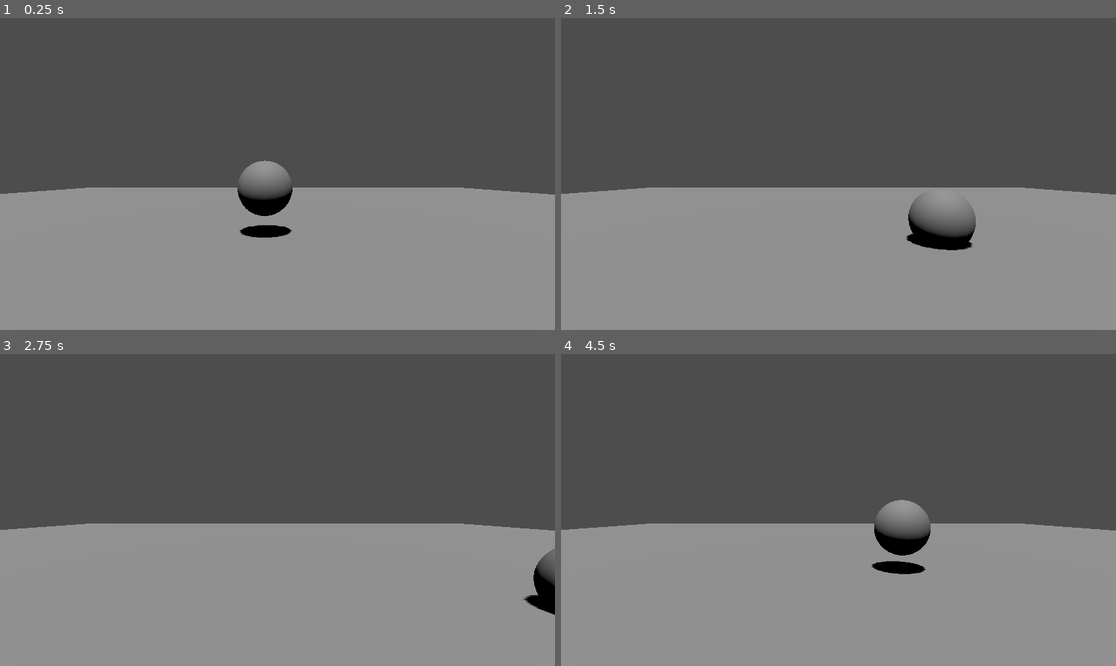
Above: before the commit, frames 1-4 (two rows, left to right).
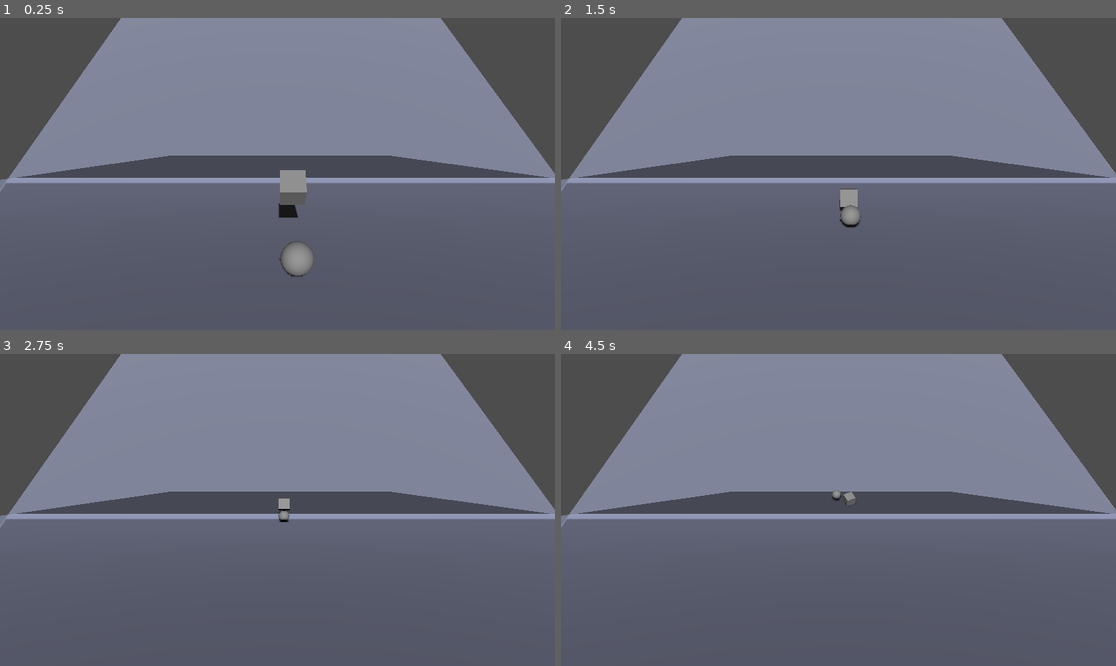
Above: after the commit, the same moments.

Repository: nergnezor/wheel
Game: Godot game, scene res://node_3d.tscn
Same seed, same stepped clock (60 frames per second), same inputs: the game is played once before the commit and once after it.
Inputs:
- Up to frame 1 (0.25 s): no input
- Up to frame 2 (1.5 s): tap Enter (ui_accept) at 0.5, 0.6, 0.77, 1.07, 1.35 s; hold Right (ui_right) 0.53-1.28 s; hold Down (ui_down) from 1.28 s (still down)
- Up to frame 3 (2.75 s): tap Enter (ui_accept) at 1.52, 1.82, 2.1 s; release Down (ui_down) at 2.03 s; hold Right (ui_right) from 2.03 s (still down)
- Up to frame 4 (4.5 s): release Right (ui_right) at 2.78 s; hold Up (ui_up) 2.78-3.53 s; tap Enter (ui_accept) at 2.85, 3.02, 3.32, 3.6, 3.77, 4.07, 4.35 s; hold Left (ui_left) from 3.53 s (still down)

The runs differ from the first frame. In frame 1, 84% of the frame differs, in the area x 0-100%, y 0-100%; in frame 2, 83%; in frame 3, 84%; in frame 4, 84%.

Commit message:
Move with player

Diff:
--- /dev/null
+++ b/Camera3D.gd
@@ -0,0 +1,23 @@
+extends Camera3D
+
+const SPEED = 5.0
+
+# Called when the node enters the scene tree for the first time.
+func _ready():
+	pass # Replace with function body.
+
+
+# Called every frame. 'delta' is the elapsed time since the previous frame.
+func _process(delta):
+	var input_dir = Input.get_vector("ui_left", "ui_right", "ui_up", "ui_down")
+	var direction = (transform.basis * Vector3(input_dir.x, 0, input_dir.y)).normalized()
+
+	# Lock x rotation
+	var x_rot = transform.basis.x
+	x_rot.x = -56.0
+	transform.basis.x = x_rot
+	print(transform.basis.x)
+	# if direction:
+	# 	position += direction * SPEED * delta
+	# else:
+	# 	print("No direction")
--- a/CharacterBody3D.gd
+++ /dev/null
@@ -1,32 +0,0 @@
-extends CharacterBody3D
-
-
-const SPEED = 5.0
-const JUMP_VELOCITY = 4.5
-
-# Get the gravity from the project settings to be synced with RigidBody nodes.
-var gravity = ProjectSettings.get_setting("physics/3d/default_gravity")
-
-
-func _physics_process(delta):
-	# Add the gravity.
-	if not is_on_floor():
-		velocity.y -= gravity * delta
-
-	# Handle Jump.
-	if Input.is_action_just_pressed("ui_accept") and is_on_floor():
-		velocity.y = JUMP_VELOCITY
-
-	# Get the input direction and handle the movement/deceleration.
-	# As good practice, you should replace UI actions with custom gameplay actions.
-	var input_dir = Input.get_vector("ui_left", "ui_right", "ui_up", "ui_down")
-	var direction = (transform.basis * Vector3(input_dir.x, 0, input_dir.y)).normalized()
-	if direction:
-		velocity.x = direction.x * SPEED
-		velocity.z = direction.z * SPEED
-	else:
-		velocity.x = move_toward(velocity.x, 0, SPEED)
-		velocity.z = move_toward(velocity.z, 0, SPEED)
-
-
-	move_and_slide()
--- a/node_3d.tscn
+++ b/node_3d.tscn
@@ -1,41 +1,80 @@
-[gd_scene load_steps=5 format=3 uid="uid://caxqbglkk60r5"]
+[gd_scene load_steps=10 format=3 uid="uid://caxqbglkk60r5"]
 
-[ext_resource type="Script" path="res://CharacterBody3D.gd" id="1_lw0kb"]
-
-[sub_resource type="SphereShape3D" id="SphereShape3D_jef2b"]
+[ext_resource type="Script" path="res://Camera3D.gd" id="2_lbska"]
 
 [sub_resource type="BoxShape3D" id="BoxShape3D_mevju"]
-size = Vector3(60, 1, 60)
+size = Vector3(60, 1, 100)
+
+[sub_resource type="CanvasTexture" id="CanvasTexture_6mye8"]
+
+[sub_resource type="StandardMaterial3D" id="StandardMaterial3D_rud7g"]
+transparency = 4
+albedo_color = Color(0.764706, 0.803922, 1, 0.45098)
+albedo_texture = SubResource("CanvasTexture_6mye8")
 
 [sub_resource type="BoxMesh" id="BoxMesh_aq5wg"]
-size = Vector3(60, 1, 60)
+material = SubResource("StandardMaterial3D_rud7g")
+size = Vector3(60, 1, 100)
+subdivide_width = 5
+
+[sub_resource type="BoxShape3D" id="BoxShape3D_1t5we"]
+
+[sub_resource type="BoxMesh" id="BoxMesh_vk761"]
+
+[sub_resource type="SphereShape3D" id="SphereShape3D_o6jnk"]
+
+[sub_resource type="SphereMesh" id="SphereMesh_54p21"]
 
 [node name="main" type="Node3D"]
-
-[node name="Camera3D" type="Camera3D" parent="."]
-transform = Transform3D(1, 0, 0, 0, 1, 0, 0, 0, 1, 0.456579, 2.69877, 8.73054)
-fov = 66.1823
-
-[node name="CharacterBody3D" type="CharacterBody3D" parent="."]
-transform = Transform3D(1, 0, 0, 0, 1, 0, 0, 0, 1, 0, 2.50663, 0)
-script = ExtResource("1_lw0kb")
-
-[node name="CSGSphere3D" type="CSGSphere3D" parent="CharacterBody3D"]
-radius = 1.0
-radial_segments = 16
-rings = 32
-
-[node name="CollisionShape3D" type="CollisionShape3D" parent="CharacterBody3D"]
-shape = SubResource("SphereShape3D_jef2b")
+transform = Transform3D(1, 0, 0, 0, 1, 0, 0, 0, 1, 0, 0, 0)
 
 [node name="StaticBody3D" type="StaticBody3D" parent="."]
+transform = Transform3D(1, 0, 0, 0, 0.651038, 0.759043, 0, -0.759043, 0.651038, 0, -16.4282, -12.3211)
 
 [node name="CollisionShape3D" type="CollisionShape3D" parent="StaticBody3D"]
 shape = SubResource("BoxShape3D_mevju")
 
-[node name="MeshInstance3D" type="MeshInstance3D" parent="StaticBody3D"]
+[node name="MeshInstance3D" type="MeshInstance3D" parent="StaticBody3D/CollisionShape3D"]
 mesh = SubResource("BoxMesh_aq5wg")
+skeleton = NodePath("../..")
+
+[node name="StaticBody3D2" type="StaticBody3D" parent="."]
+transform = Transform3D(1, 0, 0, 0, -0.998295, -0.0583307, 0, 0.0583307, -0.998295, 0, -20.4104, -46.8332)
+
+[node name="CollisionShape3D" type="CollisionShape3D" parent="StaticBody3D2"]
+shape = SubResource("BoxShape3D_mevju")
+
+[node name="MeshInstance3D" type="MeshInstance3D" parent="StaticBody3D2/CollisionShape3D"]
+mesh = SubResource("BoxMesh_aq5wg")
+skeleton = NodePath("../..")
 
 [node name="DirectionalLight3D" type="DirectionalLight3D" parent="."]
 transform = Transform3D(1, 0, 0, 0, 0.342988, 0.93934, 0, -0.93934, 0.342988, -4.72119, 11.4785, -0.545883)
 shadow_enabled = true
+
+[node name="RigidBody3D" type="RigidBody3D" parent="."]
+transform = Transform3D(1, 0, 0, 0, 1, 0, 0, 0, 1, 0, -1.19434, -3.17816)
+
+[node name="CollisionShape3D" type="CollisionShape3D" parent="RigidBody3D"]
+shape = SubResource("BoxShape3D_1t5we")
+
+[node name="MeshInstance3D" type="MeshInstance3D" parent="RigidBody3D/CollisionShape3D"]
+transform = Transform3D(1, 0, 0, 0, 1, 0, 0, 0, 1, 0, 0, 0)
+mesh = SubResource("BoxMesh_vk761")
+skeleton = NodePath("../..")
+
+[node name="player" type="RigidBody3D" parent="."]
+
+[node name="CollisionShape3D" type="CollisionShape3D" parent="player"]
+shape = SubResource("SphereShape3D_o6jnk")
+
+[node name="MeshInstance3D" type="MeshInstance3D" parent="player/CollisionShape3D"]
+mesh = SubResource("SphereMesh_54p21")
+
+[node name="camera" type="Camera3D" parent="."]
+transform = Transform3D(0.999584, 3.72374e-09, 0.0288463, -0.0239467, 0.557542, 0.829803, -0.016083, -0.830149, 0.55731, 0.590904, 8.27367, 2.70981)
+keep_aspect = 0
+current = true
+fov = 88.0
+near = 0.042
+script = ExtResource("2_lbska")
--- /dev/null
+++ b/player.gd
@@ -0,0 +1,53 @@
+extends CharacterBody3D
+
+
+const SPEED = 5.0
+const JUMP_VELOCITY = 4.5
+
+# Get the gravity from the project settings to be synced with RigidBody nodes.
+var gravity = ProjectSettings.get_setting("physics/3d/default_gravity")
+
+# Add camera to the player.
+# onready var camera = $Camera3D
+
+# Add camera to the player.
+# @onready var camera = $Camera3D
+
+# func _ready():
+# 	# Set the camera's translation to the player's translation.
+# 	#check if camera is not null
+# 	if camera:
+# 		camera.translation = Vector3(0, 5, velocity.z)
+
+func _physics_process(delta):
+	# Add the gravity.
+	# if is_on_floor():
+	# 	# velocity.y *= 0.8
+	# 	print("on floor")
+	# else:
+	# 	velocity.y -= gravity * delta
+
+
+	# # Handle Jump.
+	# if Input.is_action_just_pressed("ui_accept") and is_on_floor():
+	# 	velocity.y = JUMP_VELOCITY
+
+	# # Get the input direction and handle the movement/deceleration.
+	# # As good practice, you should replace UI actions with custom gameplay actions.
+	# var input_dir = Input.get_vector("ui_left", "ui_right", "ui_up", "ui_down")
+	# var direction = (transform.basis * Vector3(input_dir.x, 0, 0)).normalized()
+	# if direction:
+	# 	velocity.x = direction.x * SPEED
+	# 	velocity.z = direction.z * SPEED
+	# else:
+	# 	velocity.x = move_toward(velocity.x, 0, SPEED)
+	# 	velocity.z = move_toward(velocity.z, 0, SPEED)
+
+	# # print(velocity)
+	# move_and_slide()
+	# print(position)
+
+	# Make the camera follow the player.
+	#check if camera is not null
+	# if camera:
+	# 	camera.translation = Vector3(0, 0, velocity.z)
--- /dev/null
+++ b/wireframe.gdshader
@@ -0,0 +1,30 @@
+shader_type spatial;
+
+uniform vec4 albedo : source_color = vec4(1.0);
+uniform vec4 wire_color : source_color = vec4(0.0, 0.0, 0.0, 1.0);
+uniform float wire_width : hint_range(0.0, 40.0) = 5.0;
+uniform float wire_smoothness : hint_range(0.0, 0.1) = 0.01;
+
+varying vec3 barys;
+
+void vertex() {
+	int index = VERTEX_ID % 3;
+	switch (index) {
+		case 0:
+			barys = vec3(1.0, 0.0, 0.0);
+			break;
+		case 1:
+			barys = vec3(0.0, 1.0, 0.0);
+			break;
+		case 2:
+			barys = vec3(0.0, 0.0, 1.0);
+			break;
+	}
+}
+
+void fragment() {
+	vec3 deltas = fwidth(barys);
+	vec3 barys_s = smoothstep(deltas * wire_width - wire_smoothness, deltas * wire_width + wire_smoothness, barys);
+	float wires = min(barys_s.x, min(barys_s.y, barys_s.z));
+	ALBEDO = mix(wire_color.rgb, albedo.rgb, wires);
+}
